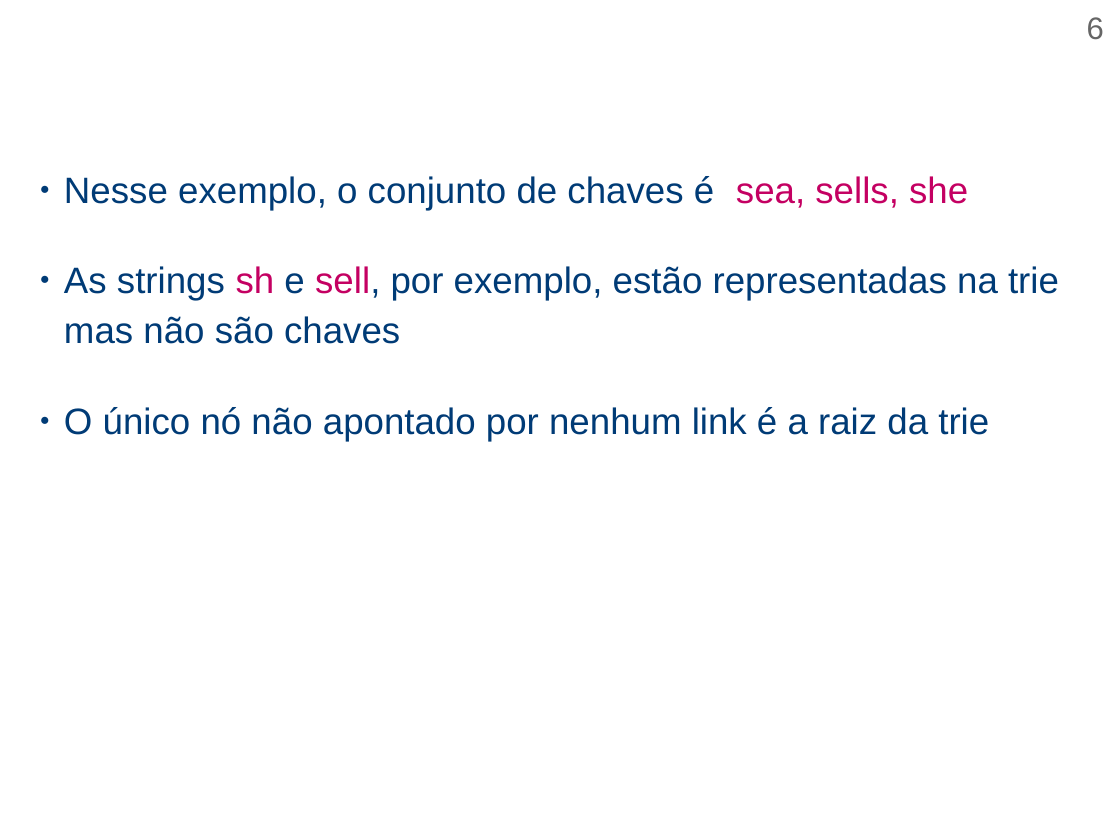
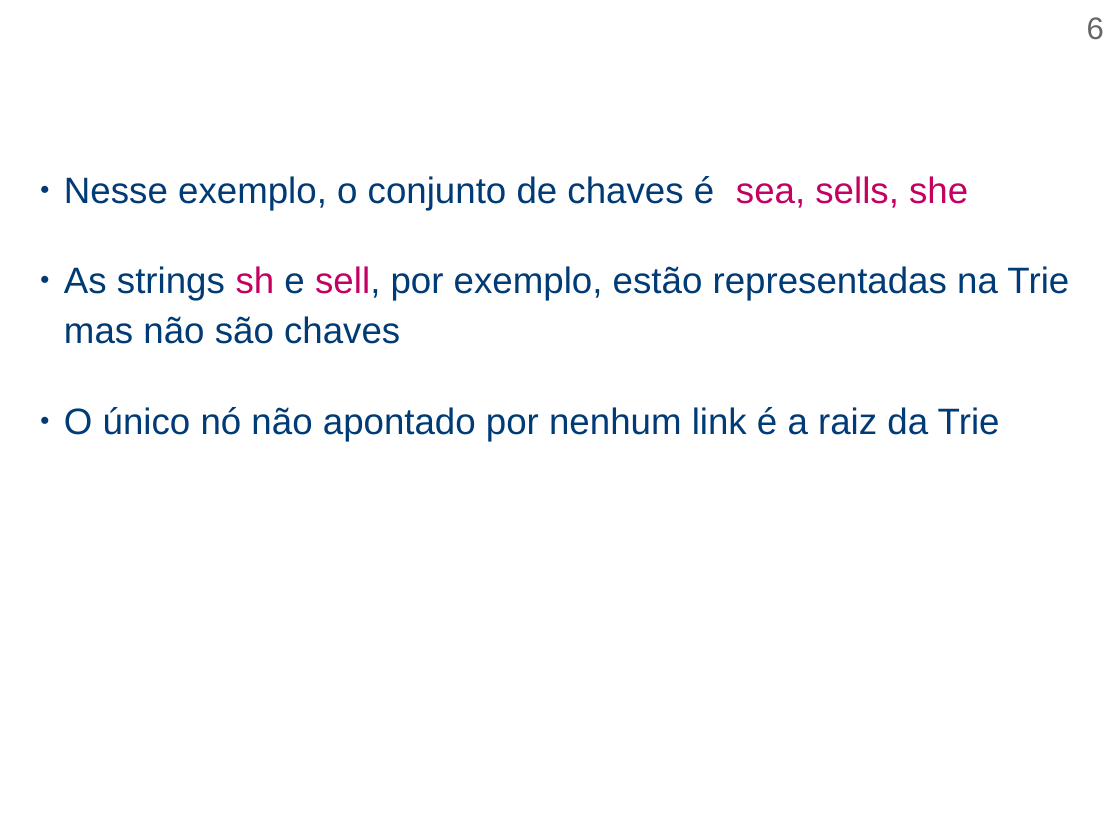
Before and after one commit to efurlanm/teaching, a slide deck: slide 6 of aed/AED-U4S2-Tries.odp. Drawn at 1120x840 pixels with LibreOffice and Linux fonts; fonts in the diff are those of the drawing. Boxes give left, top, right and bottom in pixels: in the first picture for what was removed or moved away, otherwise in the second. Text is boxed around its words. In the diff, an @@ line names an element or a change of style, - is before the commit and + after.

```diff
--- a/aed/AED-U4S2-Tries.odp
+++ b/aed/AED-U4S2-Tries.odp
@@ text at <box>64,266,1069,441</box>: text changed @@
-● As strings sh e sell, por exemplo, estão representadas na trie mas não são chaves
-● O único nó não apontado por nenhum link é a raiz da trie
+● As strings sh e sell, por exemplo, estão representadas na Trie mas não são chaves
+● O único nó não apontado por nenhum link é a raiz da Trie
```
Also in this commit, not shown: 17 other slides changed, 20 other files.
